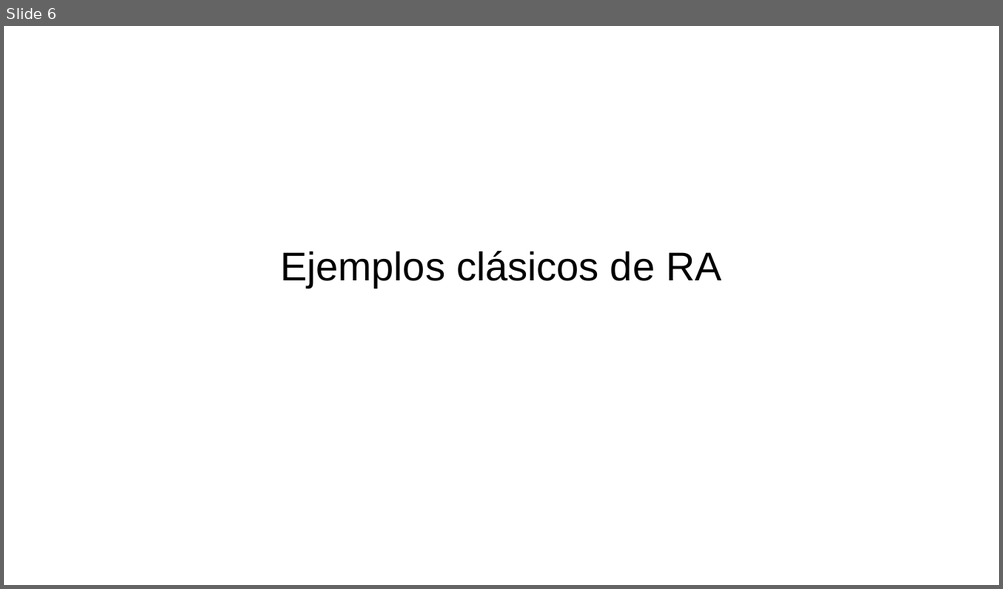
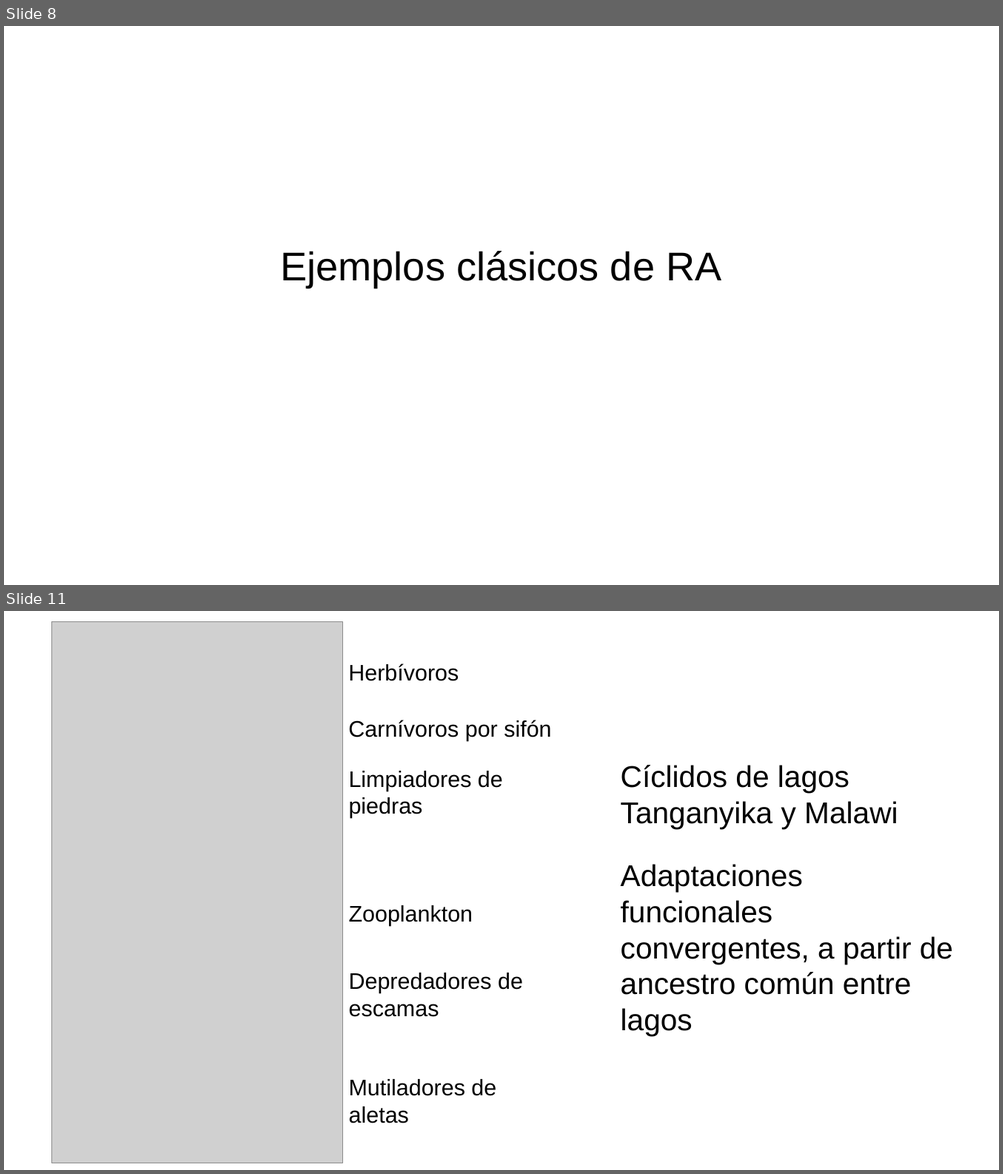
Before and after one commit to gerardommc/Biogeo-Macroecologia, a slide deck: Radiacion.odp. Shown one above the other, each under a label of ours: slide 6 before the commit, slides 8 and 11 after it; the slides between them are not shown. The pictures are 1003x589 and 1003x1174 pixels, drawn with LibreOffice and Linux fonts; fonts in the diff are those of the drawing; grey boxes stand for pictures. Boxes give left, top, right and bottom in pixels: in the first picture for what was removed or moved away, otherwise in the second. Text is boxed around its words. In the diff, an @@ line names an element or a change of style, - is before the commit and + after.

```diff
--- a/Radiacion.odp
+++ b/Radiacion.odp
@@ slide 11 added at (x1=4, y1=611, x2=999, y2=1170), background #FFFFFF @@
@@ picture added at (x1=52, y1=622, x2=344, y2=1163) @@
@@ text added at (x1=348, y1=664, x2=458, y2=681), 18 pt, text #000000 @@
+Herbívoros
@@ text added at (x1=348, y1=720, x2=551, y2=741), 18 pt, text #000000 @@
+Carnívoros por sifón
@@ text added at (x1=620, y1=765, x2=953, y2=1037), 24 pt, text #000000 @@
+Cíclidos de lagos Tanganyika y Malawi
+Adaptaciones funcionales convergentes, a partir de ancestro común entre lagos
@@ text added at (x1=349, y1=771, x2=503, y2=818), 18 pt, text #000000 @@
+Limpiadores de piedras
@@ text added at (x1=349, y1=906, x2=473, y2=926), 18 pt, text #000000 @@
+Zooplankton
@@ text added at (x1=349, y1=973, x2=523, y2=1017), 18 pt, text #000000 @@
+Depredadores de escamas
@@ text added at (x1=349, y1=1079, x2=496, y2=1124), 18 pt, text #000000 @@
+Mutiladores de aletas
@@ what was slide 6 is now slide 8 @@
```
Also in this commit, not shown: 1 slide changed, 3 other slides added, 1 slide removed, 4 other files.
